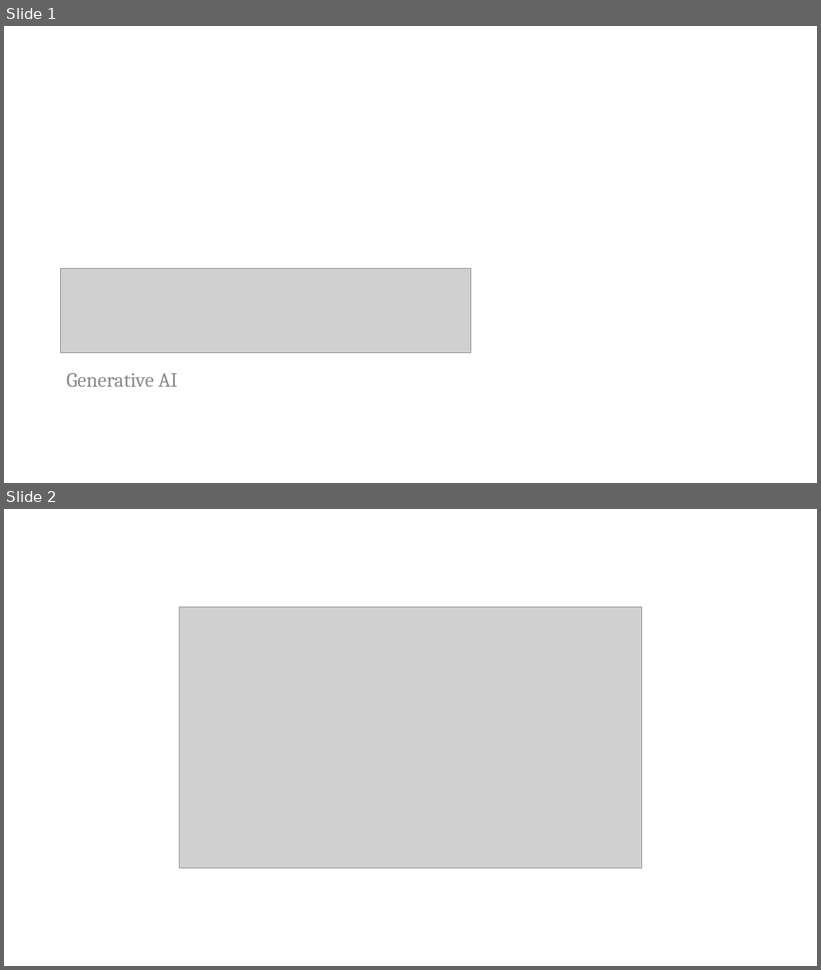
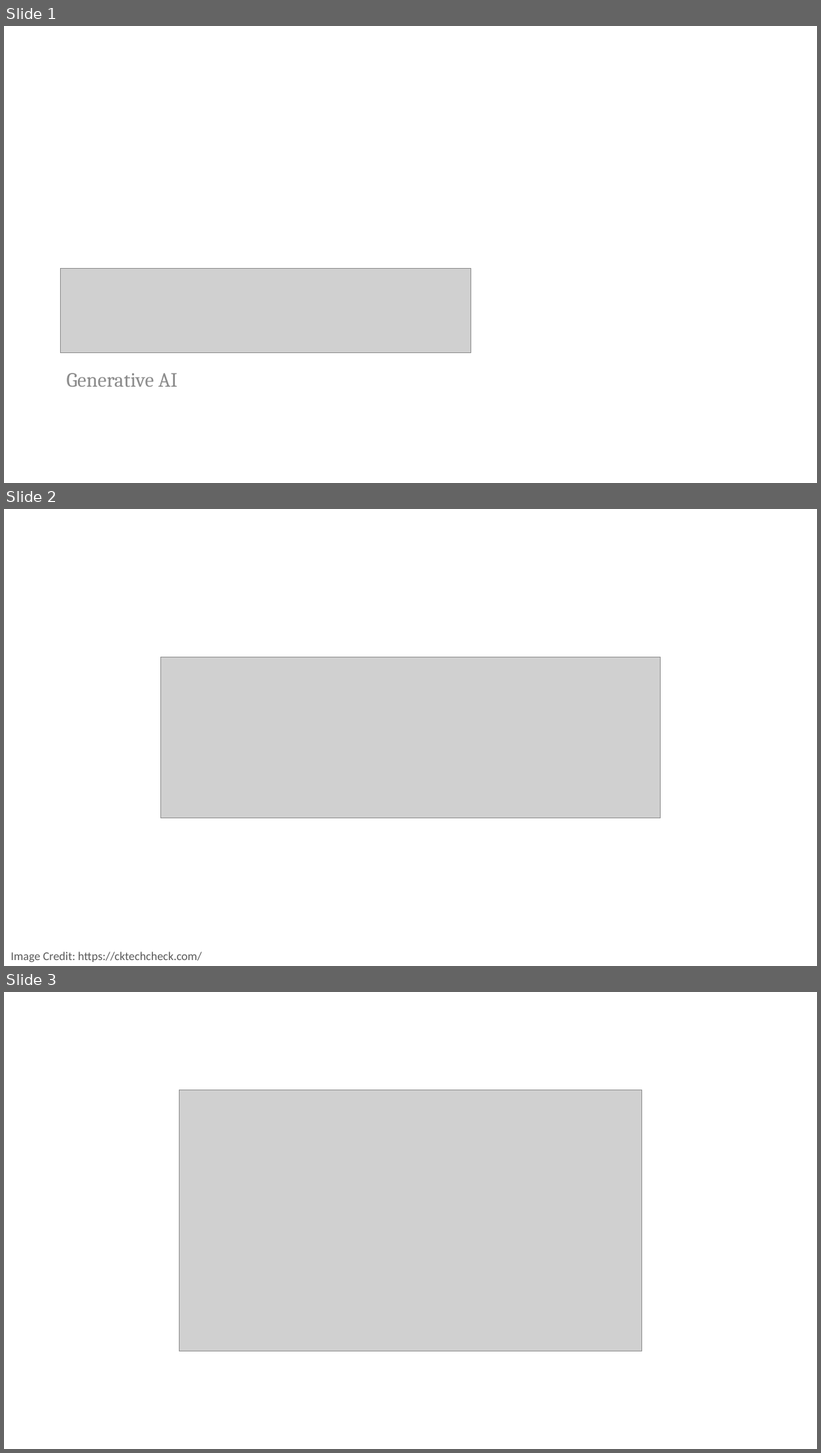
Before and after one commit to PracticumAI/gan, a slide deck: presentations/01_gan_intro.pptx. Shown one above the other, each under a label of ours: slides 1 and 2 before the commit, slides 1, 2 and 3 after it. The pictures are 821x970 and 821x1453 pixels, drawn with LibreOffice and Linux fonts; fonts in the diff are those of the drawing; grey boxes stand for pictures. Boxes give left, top, right and bottom in pixels: in the first picture for what was removed or moved away, otherwise in the second. Text is boxed around its words. In the diff, an @@ line names an element or a change of style, - is before the commit and + after.

```diff
--- a/presentations/01_gan_intro.pptx
+++ b/presentations/01_gan_intro.pptx
@@ slide 2 added at bbox=[4, 509, 817, 966], background #FFFFFF @@
@@ picture added at bbox=[161, 657, 661, 819] @@
@@ text added at bbox=[11, 952, 202, 962], 14 pt, text #595959 @@
+Image Credit: https://cktechcheck.com/
@@ what was slide 2 is now slide 3 @@
```
Also in this commit, not shown: 2 slides removed.
